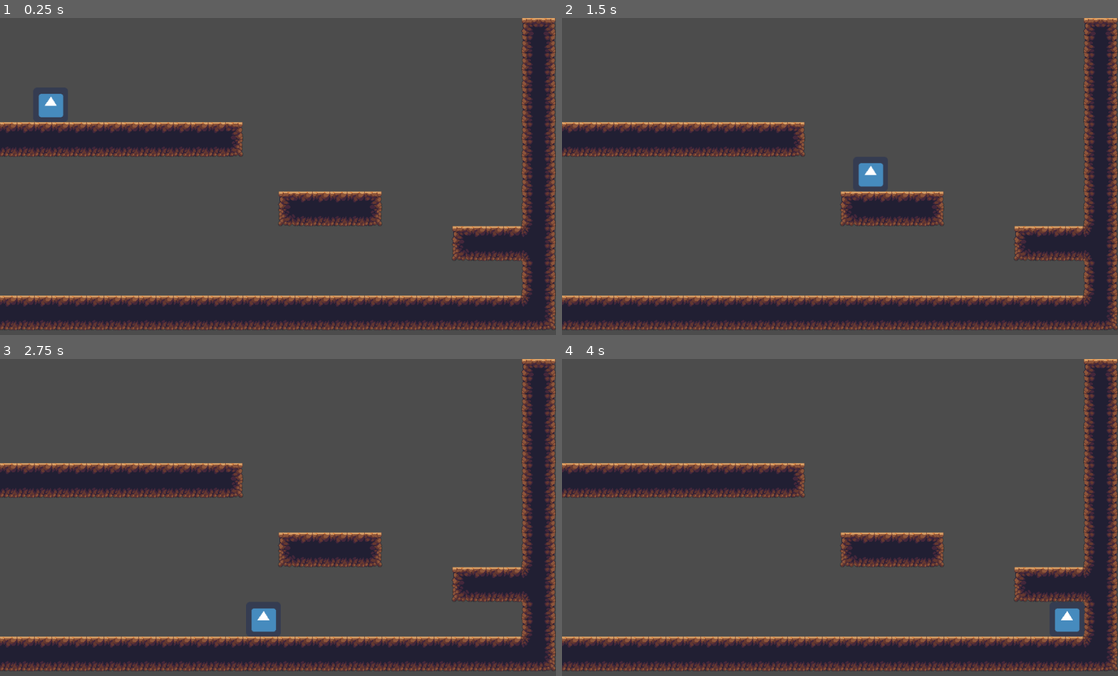
Above: before the commit, frames 1-4 (two rows, left to right).
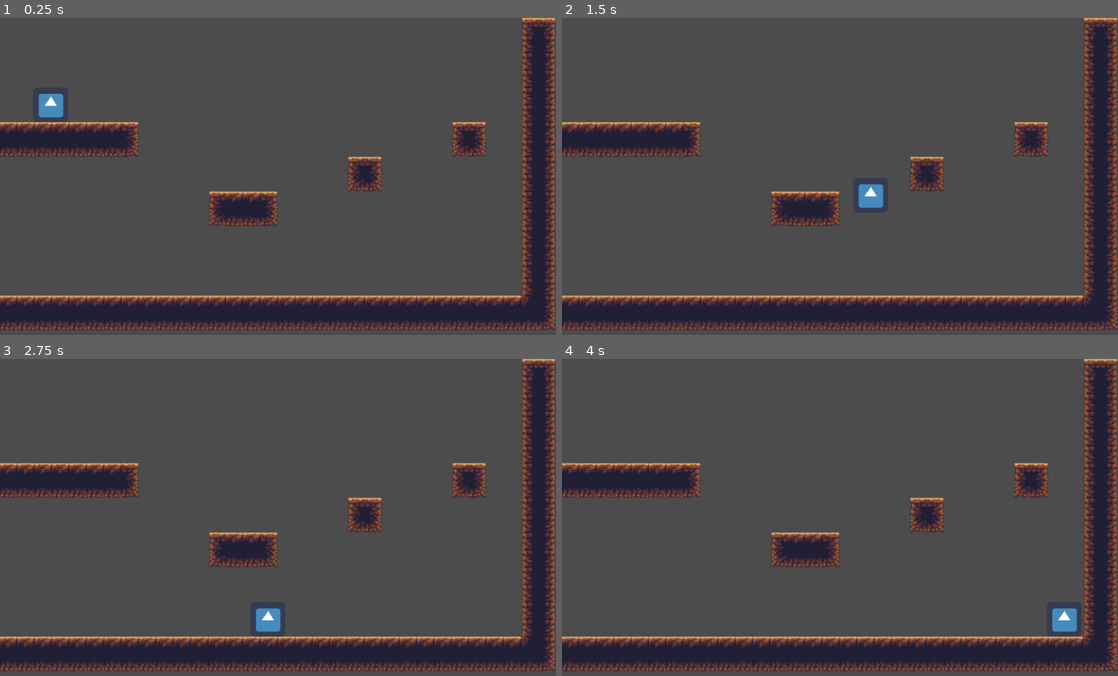
Above: after the commit, the same moments.

Repository: Oliver-Belmont/Project-Headbutt
Game: Godot game, scene res://Scenes/Tests/test1.tscn
Same seed, same stepped clock (60 frames per second), same inputs: the game is played once before the commit and once after it. The project has no main scene, so this scene is started directly. The engine's default icon, where the game draws it, is replaced by a stand-in: a white triangle on a blue panel in a dark square.
Inputs:
- Up to frame 1 (0.25 s): no input
- Up to frame 2 (1.5 s): tap Enter at 0.5 s; hold Right (ui_right) from 0.53 s (still down); tap Space (ui_select) at 0.77 s
- Up to frame 3 (2.75 s): tap Space (ui_select) at 1.52 s; release Right (ui_right) at 2.03 s; hold Left (ui_left) from 2.03 s (still down)
- Up to frame 4 (4 s): release Left (ui_left) at 2.78 s; hold Right (ui_right) from 2.78 s (still down); tap Space (ui_select) at 3.02, 3.77 s

The runs differ from the first frame. In frame 1, 8.2% of the frame differs, in the area x 21-96%, y 32-77%; in frame 2, 8.6%; in frame 3, 8.4%; in frame 4, 8.3%.

Commit message:
animações player

Diff:
--- a/Joguinho/Scenes/Player/Player.tscn
+++ b/Joguinho/Scenes/Player/Player.tscn
@@ -4,7 +4,7 @@
 [ext_resource path="res://icon.png" type="Texture" id=2]
 
 [sub_resource type="RectangleShape2D" id=1]
-extents = Vector2( 30, 31 )
+extents = Vector2( 35, 32 )
 
 [node name="Player" type="KinematicBody2D"]
 script = ExtResource( 1 )
@@ -13,5 +13,4 @@
 texture = ExtResource( 2 )
 
 [node name="CollisionShape2D" type="CollisionShape2D" parent="."]
-position = Vector2( 0, 1 )
 shape = SubResource( 1 )
--- /dev/null
+++ b/Joguinho/Scenes/Tests/Character_Test.tscn
@@ -0,0 +1,172 @@
+[gd_scene load_steps=11 format=2]
+
+[ext_resource path="res://Scenes/Player/Animations/player-spritemap-v9.png" type="Texture" id=1]
+
+[sub_resource type="Animation" id=1]
+resource_name = "crouch"
+length = 0.2
+step = 0.05
+tracks/0/type = "value"
+tracks/0/path = NodePath(".:frame")
+tracks/0/interp = 1
+tracks/0/loop_wrap = true
+tracks/0/imported = false
+tracks/0/enabled = true
+tracks/0/keys = {
+"times": PoolRealArray( 0 ),
+"transitions": PoolRealArray( 1 ),
+"update": 1,
+"values": [ 1 ]
+}
+
+[sub_resource type="Animation" id=8]
+resource_name = "crouching_melee_strike"
+length = 0.5
+loop = true
+tracks/0/type = "value"
+tracks/0/path = NodePath(".:frame")
+tracks/0/interp = 1
+tracks/0/loop_wrap = true
+tracks/0/imported = false
+tracks/0/enabled = true
+tracks/0/keys = {
+"times": PoolRealArray( 0, 0.1, 0.2, 0.3 ),
+"transitions": PoolRealArray( 1, 1, 1, 1 ),
+"update": 1,
+"values": [ 18, 19, 20, 21 ]
+}
+
+[sub_resource type="Animation" id=4]
+resource_name = "death"
+length = 0.2
+step = 0.05
+tracks/0/type = "value"
+tracks/0/path = NodePath(".:frame")
+tracks/0/interp = 1
+tracks/0/loop_wrap = true
+tracks/0/imported = false
+tracks/0/enabled = true
+tracks/0/keys = {
+"times": PoolRealArray( 0 ),
+"transitions": PoolRealArray( 1 ),
+"update": 1,
+"values": [ 8 ]
+}
+
+[sub_resource type="Animation" id=5]
+resource_name = "death_crouching"
+length = 0.2
+step = 0.05
+tracks/0/type = "value"
+tracks/0/path = NodePath(".:frame")
+tracks/0/interp = 1
+tracks/0/loop_wrap = true
+tracks/0/imported = false
+tracks/0/enabled = true
+tracks/0/keys = {
+"times": PoolRealArray( 0 ),
+"transitions": PoolRealArray( 1 ),
+"update": 1,
+"values": [ 9 ]
+}
+
+[sub_resource type="Animation" id=2]
+resource_name = "idle"
+step = 0.05
+tracks/0/type = "value"
+tracks/0/path = NodePath(".:frame")
+tracks/0/interp = 1
+tracks/0/loop_wrap = true
+tracks/0/imported = false
+tracks/0/enabled = true
+tracks/0/keys = {
+"times": PoolRealArray( 0 ),
+"transitions": PoolRealArray( 1 ),
+"update": 1,
+"values": [ 0 ]
+}
+
+[sub_resource type="Animation" id=7]
+resource_name = "jump"
+length = 0.5
+tracks/0/type = "value"
+tracks/0/path = NodePath(".:frame")
+tracks/0/interp = 1
+tracks/0/loop_wrap = true
+tracks/0/imported = false
+tracks/0/enabled = true
+tracks/0/keys = {
+"times": PoolRealArray( 0, 0.1 ),
+"transitions": PoolRealArray( 1, 1 ),
+"update": 1,
+"values": [ 1, 10 ]
+}
+
+[sub_resource type="Animation" id=6]
+resource_name = "melee_strike"
+length = 0.5
+tracks/0/type = "value"
+tracks/0/path = NodePath(".:frame")
+tracks/0/interp = 1
+tracks/0/loop_wrap = true
+tracks/0/imported = false
+tracks/0/enabled = true
+tracks/0/keys = {
+"times": PoolRealArray( 0, 0.1, 0.2, 0.3 ),
+"transitions": PoolRealArray( 1, 1, 1, 1 ),
+"update": 1,
+"values": [ 2, 3, 4, 5 ]
+}
+
+[sub_resource type="Animation" id=3]
+resource_name = "run"
+length = 0.8
+loop = true
+tracks/0/type = "value"
+tracks/0/path = NodePath(".:frame")
+tracks/0/interp = 1
+tracks/0/loop_wrap = true
+tracks/0/imported = false
+tracks/0/enabled = true
+tracks/0/keys = {
+"times": PoolRealArray( 0, 0.1, 0.2, 0.3, 0.4, 0.5, 0.6, 0.7 ),
+"transitions": PoolRealArray( 1, 1, 1, 1, 1, 1, 1, 1 ),
+"update": 1,
+"values": [ 24, 25, 26, 27, 28, 29, 30, 31 ]
+}
+
+[sub_resource type="Animation" id=9]
+resource_name = "slide"
+length = 0.5
+tracks/0/type = "value"
+tracks/0/path = NodePath(".:frame")
+tracks/0/interp = 1
+tracks/0/loop_wrap = true
+tracks/0/imported = false
+tracks/0/enabled = true
+tracks/0/keys = {
+"times": PoolRealArray( 0, 0.1 ),
+"transitions": PoolRealArray( 1, 1 ),
+"update": 1,
+"values": [ 1, 17 ]
+}
+
+[node name="Character" type="Node"]
+
+[node name="Sprite" type="Sprite" parent="."]
+texture = ExtResource( 1 )
+centered = false
+vframes = 4
+hframes = 8
+frame = 1
+
+[node name="AnimationPlayer" type="AnimationPlayer" parent="Sprite"]
+anims/crouch = SubResource( 1 )
+anims/crouching_melee_strike = SubResource( 8 )
+anims/death = SubResource( 4 )
+anims/death_crouching = SubResource( 5 )
+anims/idle = SubResource( 2 )
+anims/jump = SubResource( 7 )
+anims/melee_strike = SubResource( 6 )
+anims/run = SubResource( 3 )
+anims/slide = SubResource( 9 )
--- a/Joguinho/Scenes/Tests/test1.tscn
+++ b/Joguinho/Scenes/Tests/test1.tscn
@@ -8,7 +8,7 @@
 [node name="Environment" type="Node2D" parent="."]
 
 [node name="TileMap" parent="Environment" instance=ExtResource( 1 )]
-tile_data = PoolIntArray( 65535, 0, 5, 15, 0, 5, 131071, 0,  …(111 unchanged characters)… 6609, 196610, 0, 196609, 196611, 0, 196609, 196612, 0, 196609, 196613, 0, 196609, 196614, 0, 196610, 196623, 0, 65541, 327679, 0, 65541, 262159, 0, 65541, 393215, 0, 65541, 327688, 0, 196608, 327689, 0, 196609, 327690, 0, 196610, 327695, 0, 65541, 458751, 0, 65541, 393229, 0, 196608, 393230, 0, 196609, 393231, 0, 196612, 524287, 0, 65541, 458767, 0, 65541, 58 …(319 unchanged characters)…
+tile_data = PoolIntArray( 65535, 0, 5, 15, 0, 5, 131071, 0,  …(111 unchanged characters)… 6609, 196610, 0, 196609, 196611, 0, 196610, 196621, 0, 196613, 196623, 0, 65541, 327679, 0, 65541, 262154, 0, 196613, 262159, 0, 65541, 393215, 0, 65541, 327686, 0, 196608, 327687, 0, 196610, 327695, 0, 65541, 458751, 0, 65541, 393231, 0, 65541, 524287, 0, 65541, 458767, 0, 65541, 58 …(319 unchanged characters)…
 
 [node name="Player" parent="." instance=ExtResource( 2 )]
 position = Vector2( 93.403, 131.722 )
Binary file added: Joguinho/Scenes/Player/Animations/player-spritemap-v9.png
Not shown, added: Joguinho/Scenes/Player/Animations/player-spritemap-v9.png.import
